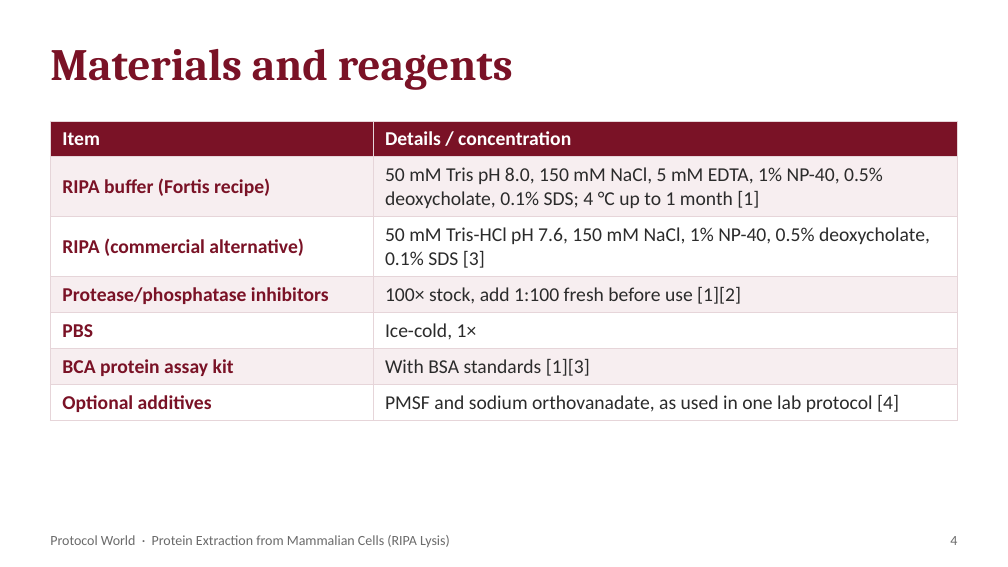
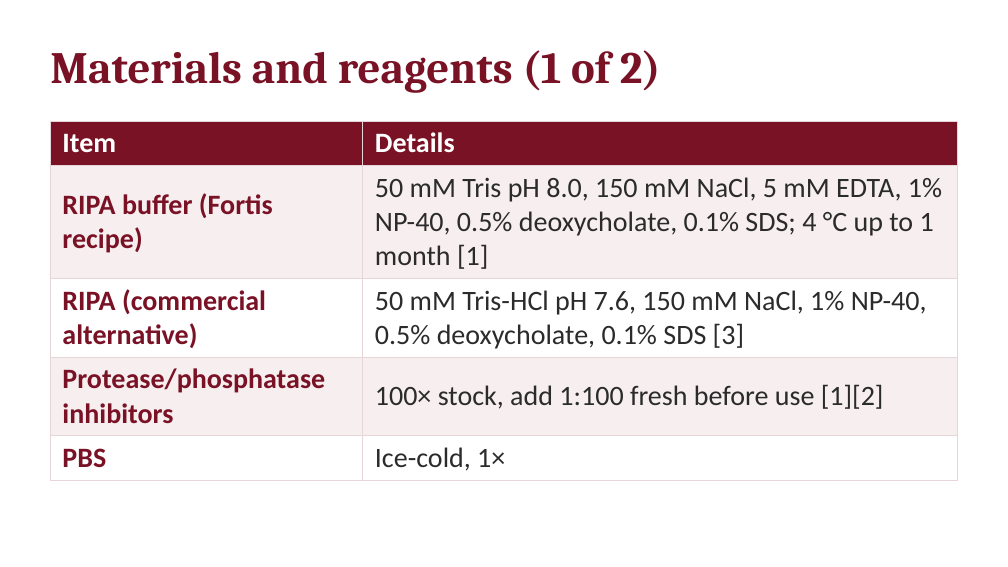
Before and after one commit to ProtocolWorld/ProtocolWorld, a slide deck: slide 5 of uploads/protein-extraction-from-mammalian-cells-ripa-lysis.pptx (slide 4 before the commit). Drawn at 1008x567 pixels with LibreOffice and Linux fonts; fonts in the diff are those of the drawing. Boxes give left, top, right and bottom in pixels: in the first picture for what was removed or moved away, otherwise in the second. Text is boxed around its words. In the diff, an @@ line names an element or a change of style, - is before the commit and + after.

```diff
--- a/uploads/protein-extraction-from-mammalian-cells-ripa-lysis.pptx
+++ b/uploads/protein-extraction-from-mammalian-cells-ripa-lysis.pptx
@@ text at (x1=50, y1=50, x2=661, y2=93): text changed @@
-Materials and reagents
+Materials and reagents (1 of 2)
@@ table at (x1=50, y1=121, x2=958, y2=475) @@
-row 1, column 2: Details / concentration
+row 1, column 2: Details
-row 6: BCA protein assay kit | With BSA standards [1][3]
-row 7: Optional additives | PMSF and sodium orthovanadate, as used in one lab protocol [4]
@@ text removed at (x1=50, y1=535, x2=450, y2=547) @@
-Protocol World · Protein Extraction from Mammalian Cells (RIPA Lysis)
@@ text removed at (x1=950, y1=536, x2=957, y2=545) @@
-4
```
Also in this commit, not shown: 11 other slides changed, 6 slides added, 5 other files.
